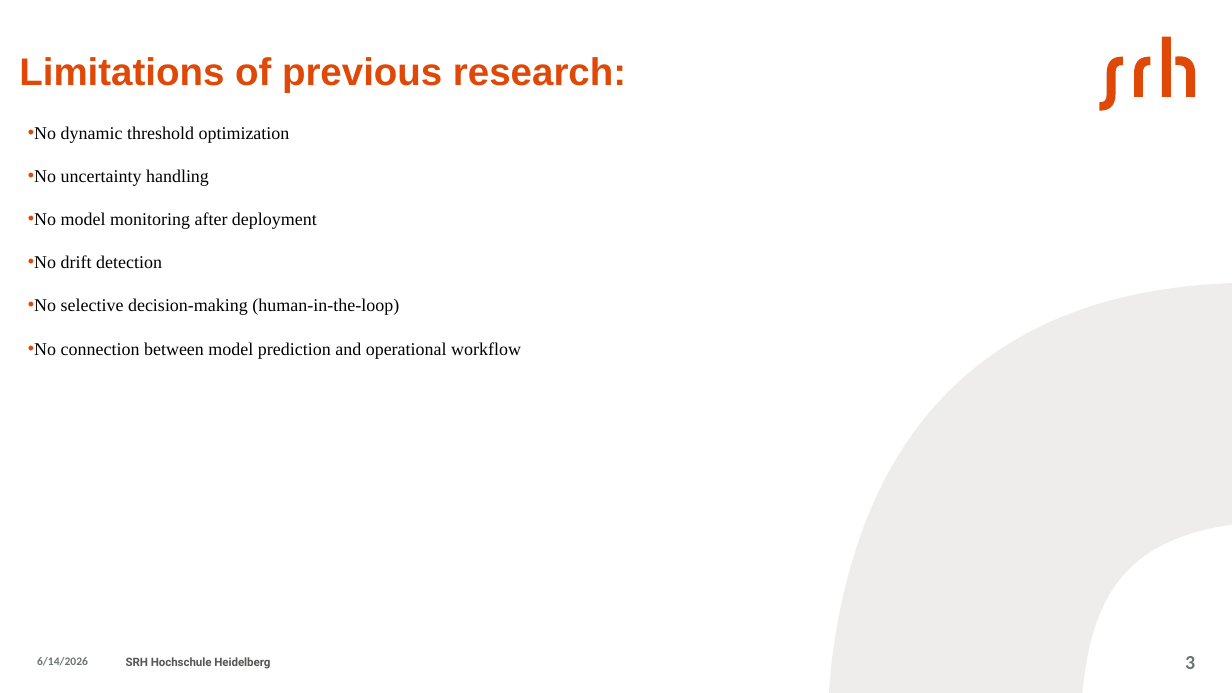
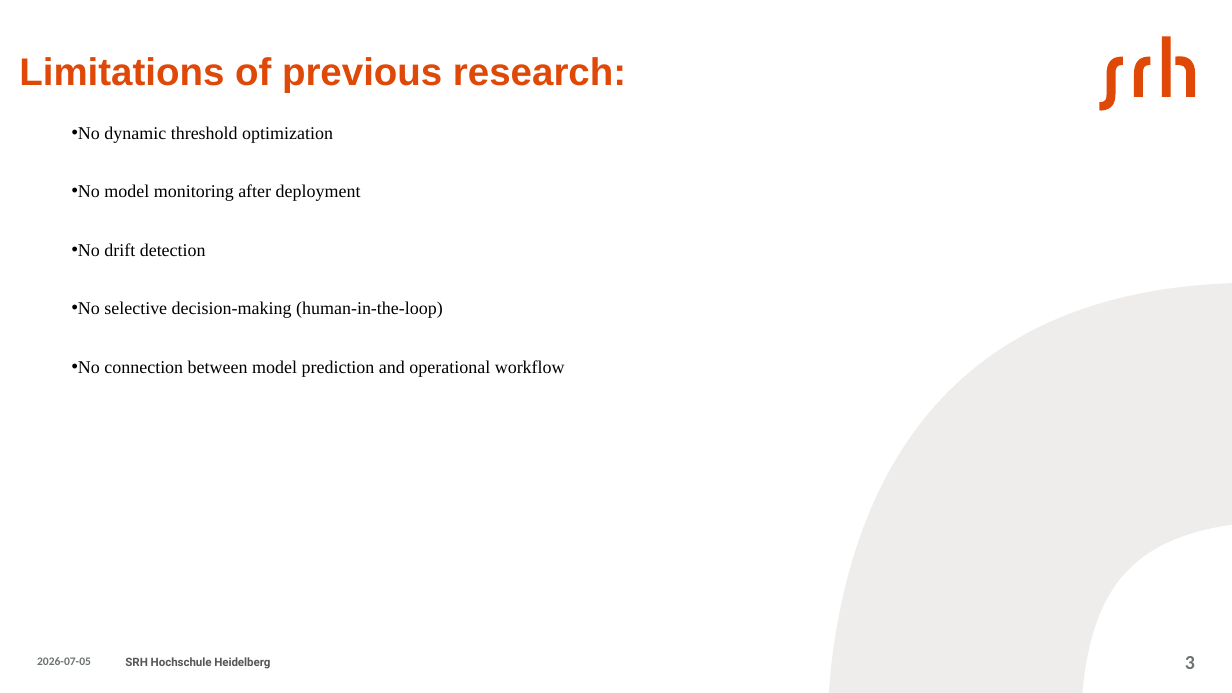
Before and after one commit to aminfeli/Thesis, a slide deck: slide 3 of presentation.pptx. Drawn at 1232x693 pixels with LibreOffice and Linux fonts; fonts in the diff are those of the drawing. Boxes give left, top, right and bottom in pixels: in the first picture for what was removed or moved away, otherwise in the second. Text is boxed around its words. In the diff, an @@ line names an element or a change of style, - is before the commit and + after.

```diff
--- a/presentation.pptx
+++ b/presentation.pptx
@@ text "No dynamic threshold optimization" at [78, 126, 565, 377]: more space between paragraphs @@
@@ text at [34, 169, 209, 186]: paragraph removed @@
-• No uncertainty handling
@@ text at [37, 657, 91, 665]: text changed @@
-6/14/2026
+2026-07-05
```
Also in this commit, not shown: 15 other slides changed, 2 other files.
